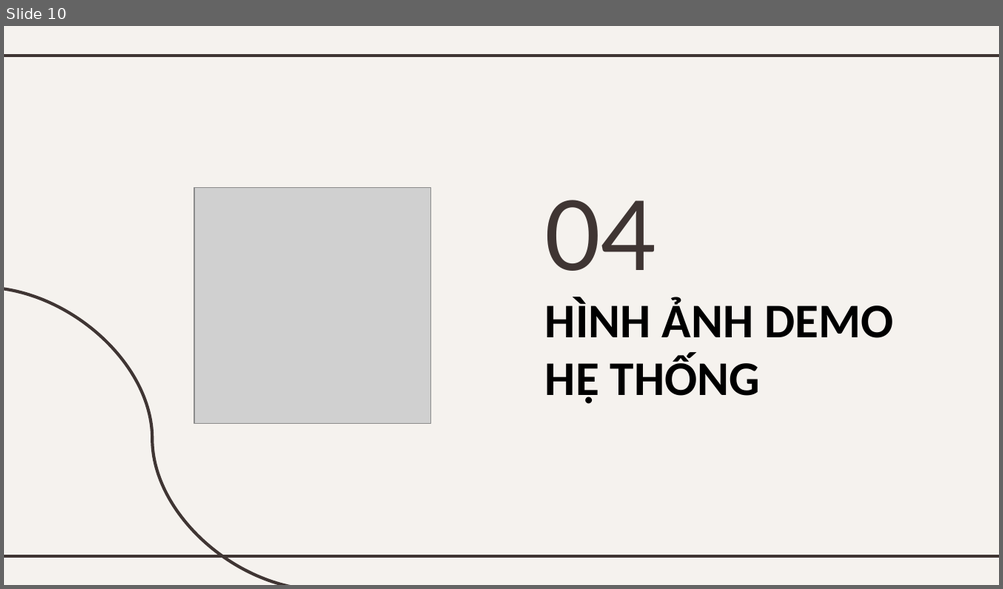
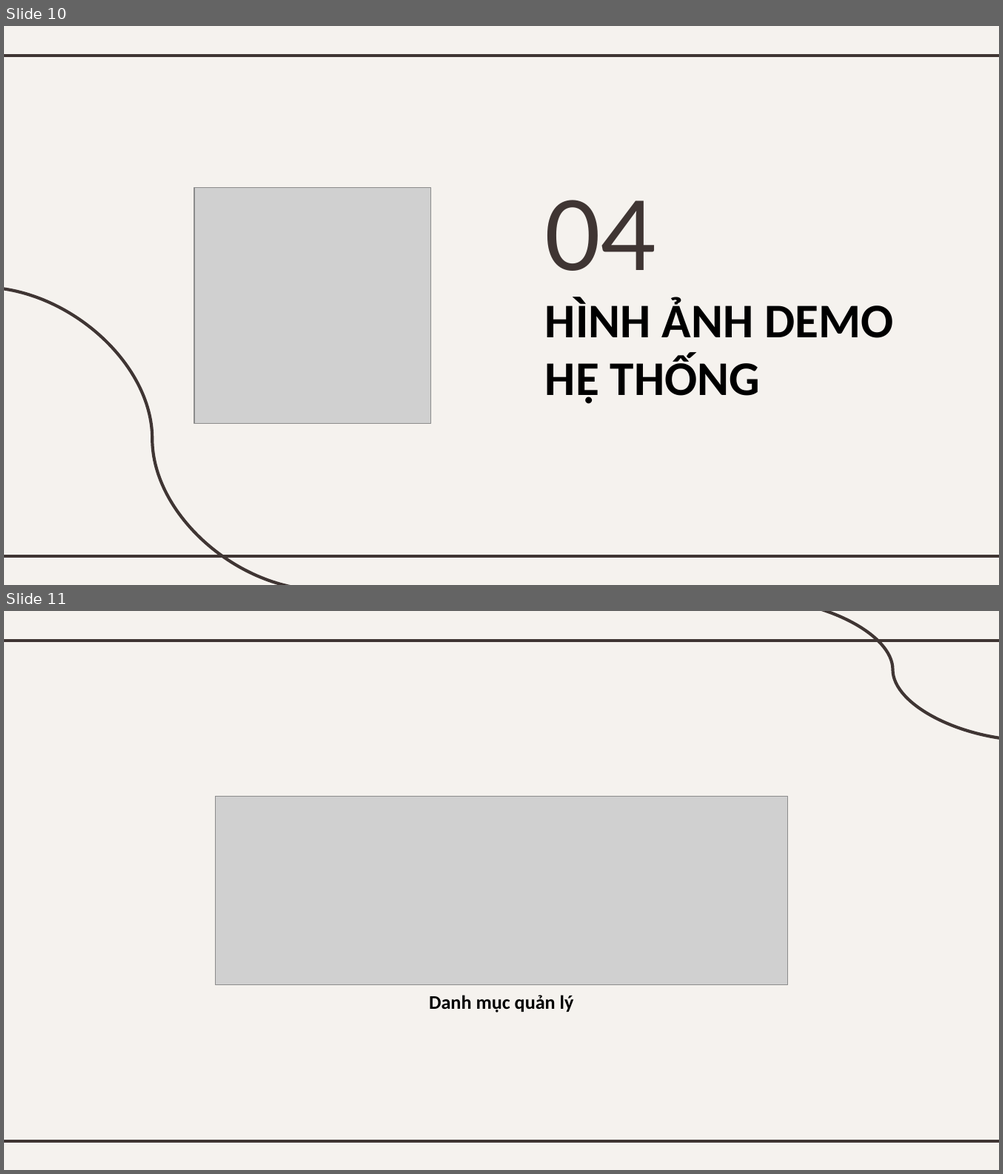
Before and after one commit to ngovinhhung2001/project.qtdlieu, a slide deck: Báo cáo QTDLiệu.pptx. Shown one above the other, each under a label of ours: slide 10 before the commit, slides 10 and 11 after it. The pictures are 1003x589 and 1003x1174 pixels, drawn with LibreOffice and Linux fonts; fonts in the diff are those of the drawing; grey boxes stand for pictures. Boxes give left, top, right and bottom in pixels: in the first picture for what was removed or moved away, otherwise in the second. Text is boxed around its words. In the diff, an @@ line names an element or a change of style, - is before the commit and + after.

```diff
--- a/Báo cáo QTDLiệu.pptx
+++ b/Báo cáo QTDLiệu.pptx
@@ slide 11 added at (4, 611, 999, 1170), background #F5F2EE; not listed: 2 template elements that a slide beside it also shows @@
@@ curved line added from (753, 611) to (999, 741), #3F3533 2.25 pt @@
@@ picture added at (216, 796, 788, 985) @@
@@ text added at (429, 995, 574, 1013), 14 pt, text #000000, bold @@
+Danh mục quản lý
```
Also in this commit, not shown: 1 slide changed, 19 other slides added, 3 slides removed, 13 other files.
